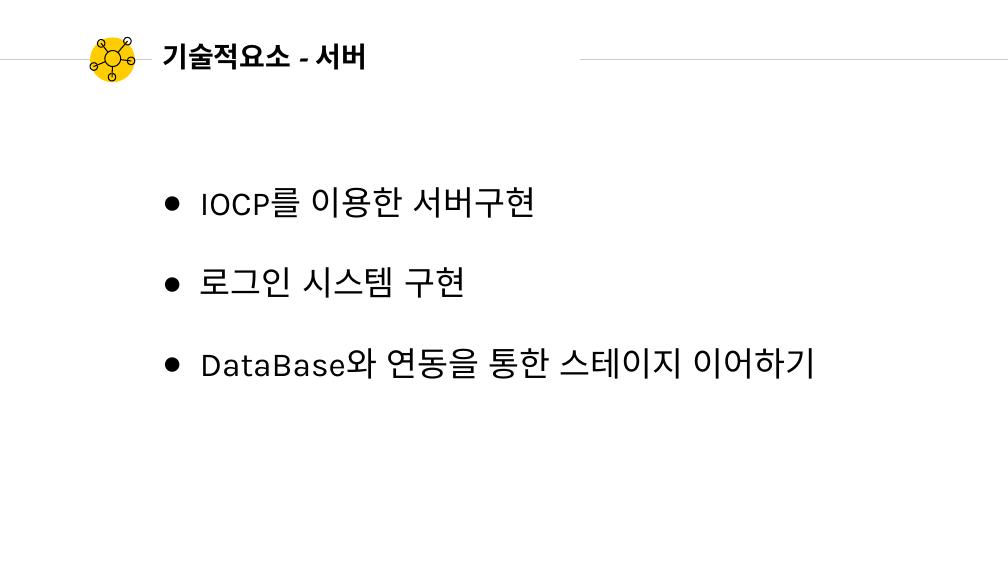
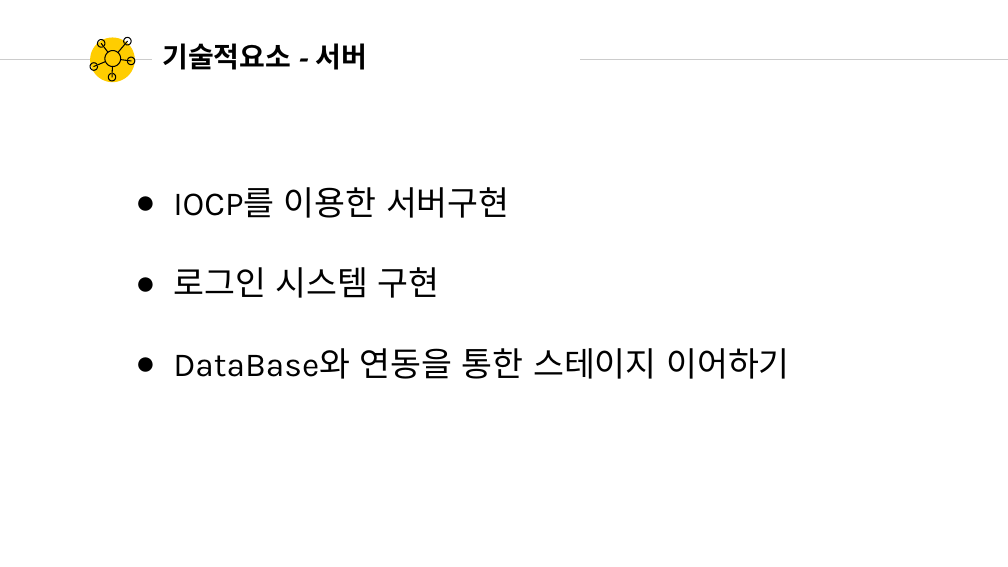
Before and after one commit to YKTeam/Room503, a slide deck: slide 10 of Document/Room503_12_15.pptx. Drawn at 1008x567 pixels with LibreOffice and Linux fonts; fonts in the diff are those of the drawing. Boxes give left, top, right and bottom in pixels: in the first picture for what was removed or moved away, otherwise in the second. Text is boxed around its words. In the diff, an @@ line names an element or a change of style, - is before the commit and + after.

```diff
--- a/Document/Room503_12_15.pptx
+++ b/Document/Room503_12_15.pptx
@@ text "IOCP를 이용한 서버구현": place and size @@
-text "IOCP를 이용한 서버구현" at [200,187,817,379]
+text "IOCP를 이용한 서버구현" at [173,187,790,379]
```
Also in this commit, not shown: 5 other slides changed.
